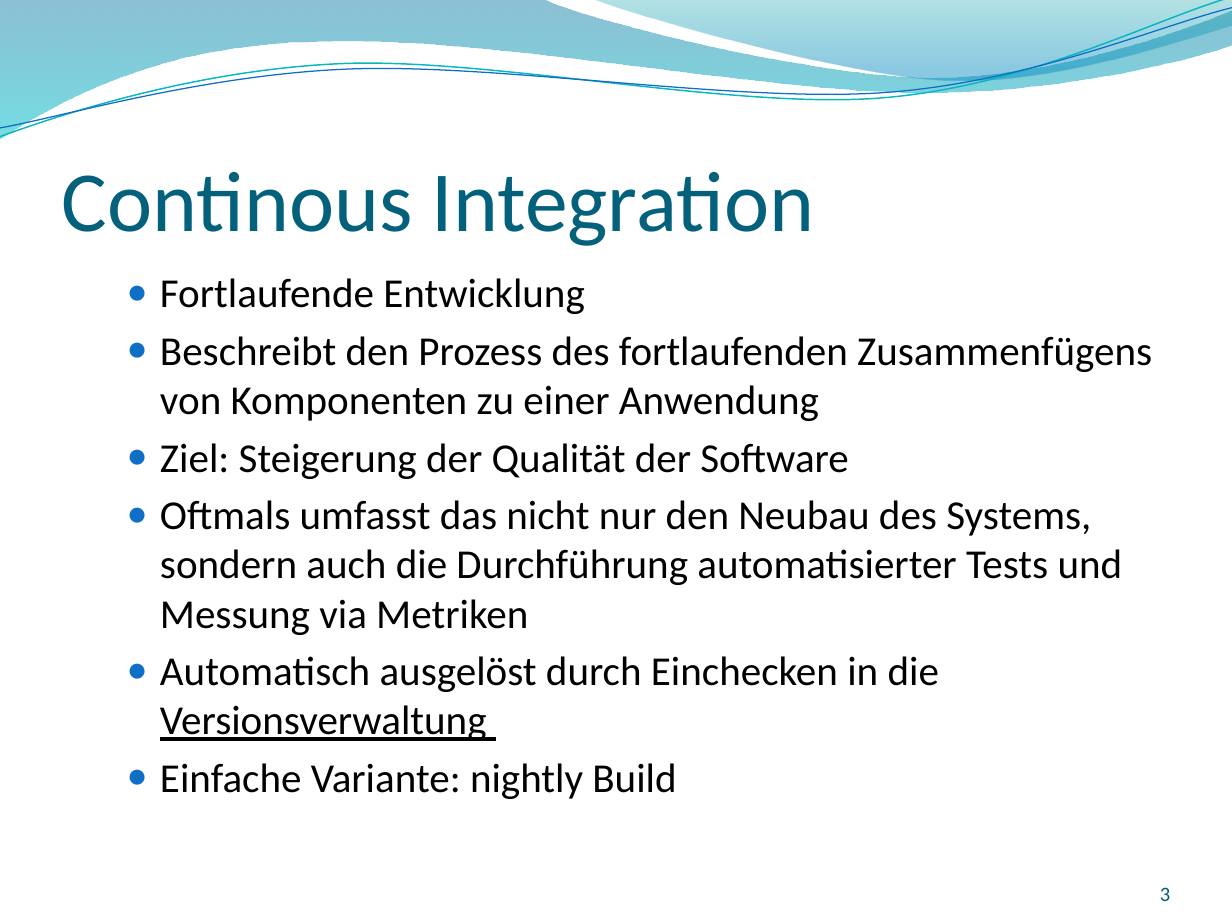
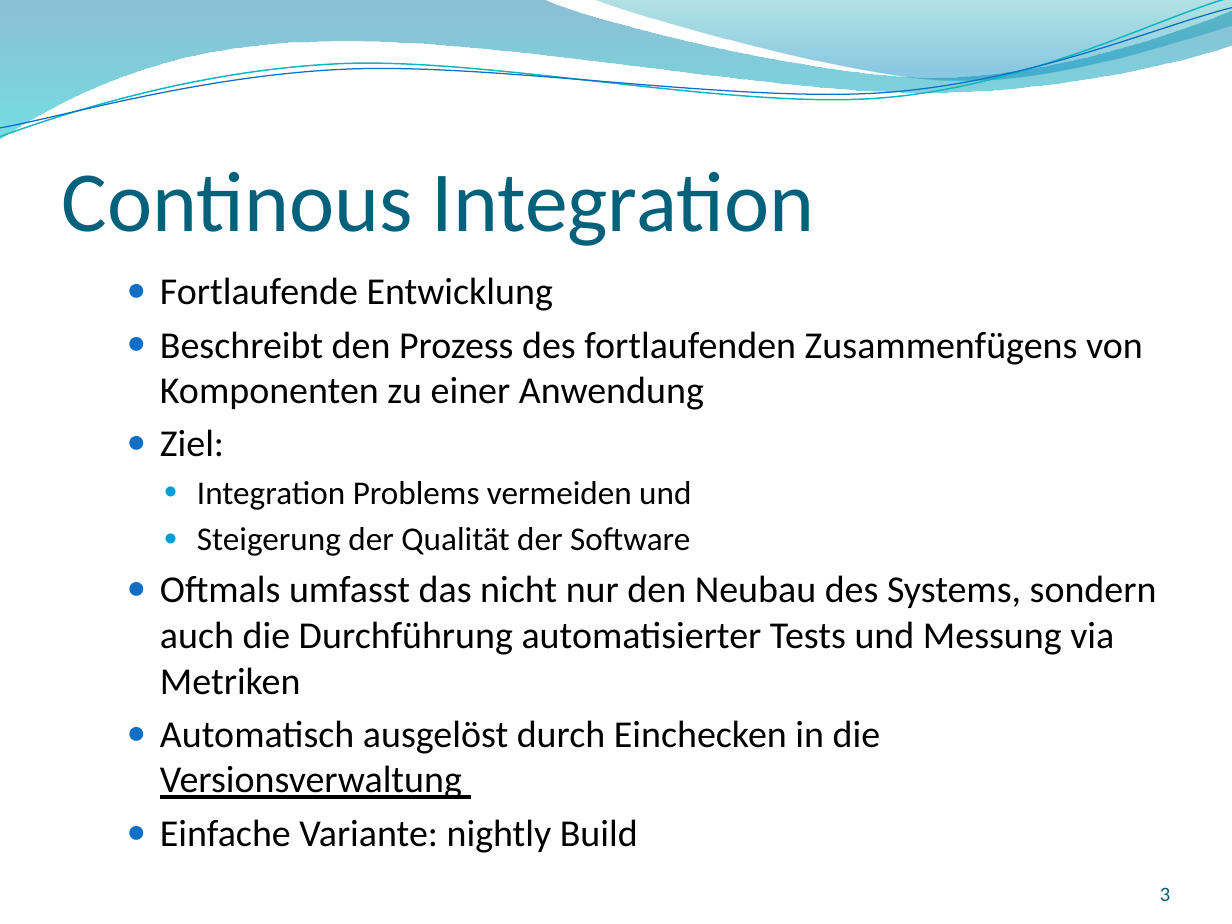
Before and after one commit to GitTyCat42/GITVortrag, a slide deck: slide 3 of SS2017_Git_2017-04-27_Nina-Stodolka_Johannes-Struzek.pptx. Drawn at 1232x924 pixels with LibreOffice and Linux fonts; fonts in the diff are those of the drawing; background and template pictures are left out. Boxes give left, top, right and bottom in pixels: in the first picture for what was removed or moved away, otherwise in the second. Text is boxed around its words. In the diff, an @@ line names an element or a change of style, - is before the commit and + after.

Commit message:
CI
Ziel

```diff
--- a/SS2017_Git_2017-04-27_Nina-Stodolka_Johannes-Struzek.pptx
+++ b/SS2017_Git_2017-04-27_Nina-Stodolka_Johannes-Struzek.pptx
@@ text at bbox=[160, 277, 1157, 853]: size 24 to 22.2 pt in "Fortlaufende Entwicklung", "Beschreibt den Prozess des fortlaufenden Zusammenfügens von ...", "Oftmals umfasst das nicht nur den Neubau ...", "Automatisch ausgelöst durch Einchecken in die Versionsverwal ..." and 1 more places @@
@@ text at bbox=[160, 429, 691, 556]: text changed; size 24 to 19.4 pt @@
-  ● Ziel: Steigerung der Qualität der Software
+  ● Ziel:
+    ● Integration Problems vermeiden und
+    ● Steigerung der Qualität der Software
```
Also in this commit, not shown: 1 other slide changed.
